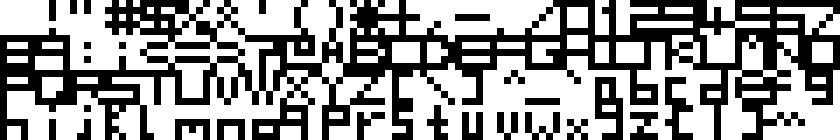
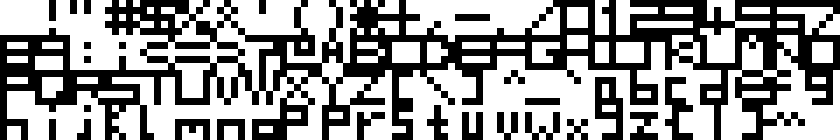
Revision of a layered w=840, h=140 image; what changed, layer by layer:
painted on "Background" over [280, 126, 308, 140]
